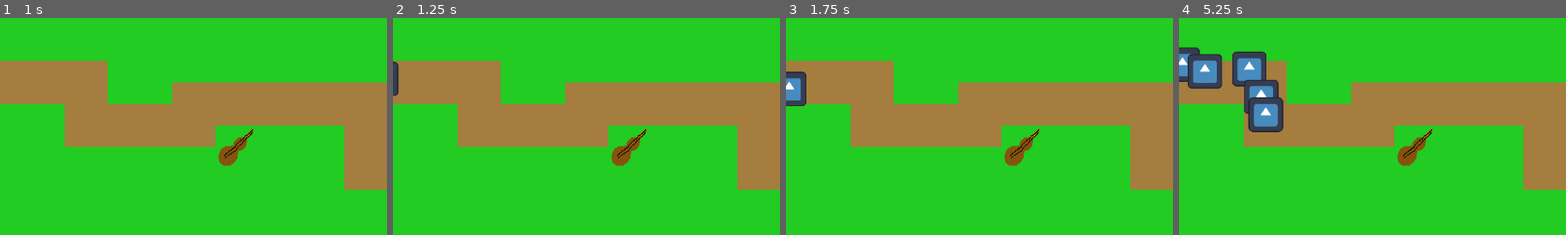
Above: before the commit, frames 1-4 (left to right).
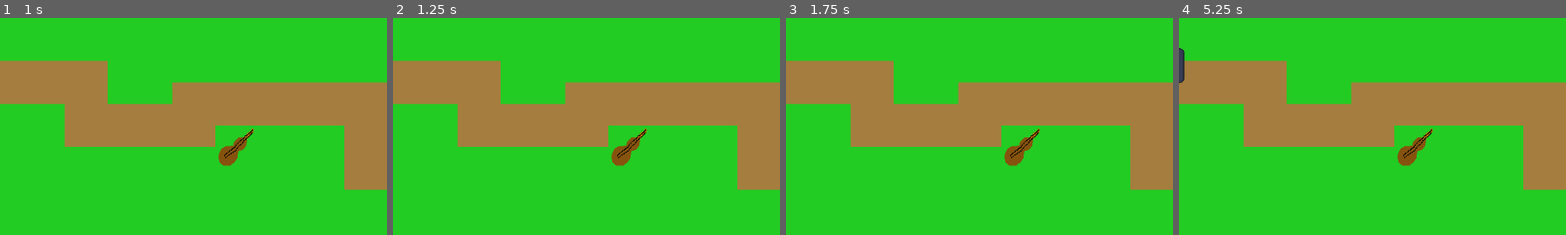
Above: after the commit, the same moments.

Repository: HedgeLizards/lout
Game: Godot game, scene res://scenes/world.tscn
The game is run twice, just before and just after one commit, with the same random seed, the same clock (stepped at 60 frames per second) and the same inputs. The engine's default icon, where the game draws it, is replaced by a stand-in: a white triangle on a blue panel in a dark square.
Inputs (mouse positions are % of the whole screen's width and height, from its top left):
- Up to frame 1 (1 s): tap Enter at 0.5 s; move the mouse to (97, 15) at 0.52 s; click (97, 15) at 0.67 s
- Up to frame 2 (1.25 s): no input
- Up to frame 3 (1.75 s): tap Space at 1.25 s; move the mouse to (97, 26) at 1.27 s; click (97, 26) at 1.42 s
- Up to frame 4 (5.25 s): tap Enter at 2 s; move the mouse to (97, 36) at 2.02 s; click (97, 36) at 2.17 s; tap Space at 2.75 s; move the mouse to (97, 47) at 2.77 s; click (97, 47) at 2.92 s; move the mouse to (80, 65) at 3.52 s; click (80, 65) at 3.67 s; move the mouse to (20, 35) at 4.27 s; click (20, 35) at 4.42 s; move the mouse to (55, 50) at 5.02 s; click (55, 50) at 5.17 s
The pictures show only the part of the screen within x 0-50%, y 0-50%; the shares and areas given below are measured in that part.

Frame 1 is identical in both runs. In frame 2, 0.2% of the frame differs, in the area x 0-2%, y 20-37%; in frame 3, 0.8%; in frame 4, 5.4%, in the area x 0-28%, y 13-53%.

Commit message:
Spawn enemies in waves

Diff:
--- a/code/world.gd
+++ b/code/world.gd
@@ -1,16 +1,48 @@
 extends Node2D
 
+enum EnemyType { REGULAR, TANKY, FAST }
+
 const Enemy = preload('res://scenes/enemy.tscn')
+const BEATS_DURING_WAVE = 10
+const BEATS_BETWEEN_WAVES = 20
 
-func spawn_enemy():
+var wave = [
+	[0, EnemyType.REGULAR],
+	[0.5, EnemyType.FAST],
+]
+# var current_wave = 0
+var beats_during_this_wave = -5
+var beats_until_spawn = 2.0
+var spawn_progress = -beats_until_spawn / 2
+
+func spawn_enemy(type):
 	var enemy = Enemy.instantiate()
 
+	enemy.type = type
 	enemy.h_offset = randf_range(-16, 16)
-	enemy.v_offset = randf_range(-16, 16)
+	enemy.v_offset = randf_range(-51.2, 0)
 
 	$Level/Paths/Path2D.add_child(enemy)
 
 func _on_beat_timer_timeout():
-	spawn_enemy()
+	beats_during_this_wave += 1
+
+	if beats_during_this_wave == BEATS_DURING_WAVE:
+		beats_during_this_wave = -BEATS_BETWEEN_WAVES
+		spawn_progress = -beats_until_spawn / 2
+	elif beats_during_this_wave >= 0:
+		while spawn_progress + beats_until_spawn <= beats_during_this_wave + 1:
+			spawn_progress += beats_until_spawn
+
+			var wave_progress_ratio = spawn_progress / BEATS_DURING_WAVE
+			var enemy_type
+
+			for phase in wave:
+				if wave_progress_ratio >= phase[0]:
+					enemy_type = phase[1]
+				else:
+					break
+
+			spawn_enemy(enemy_type)
 
 	$Level.update()
